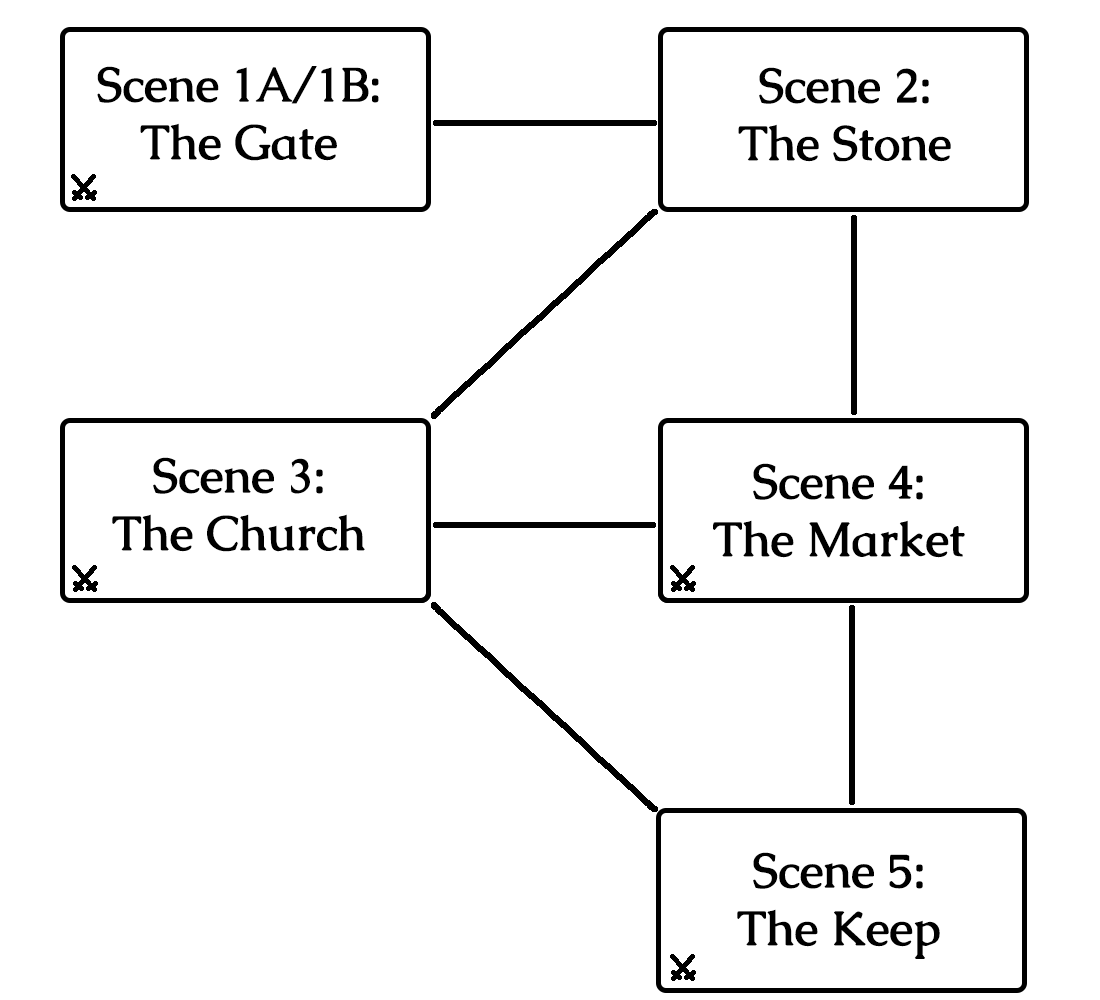
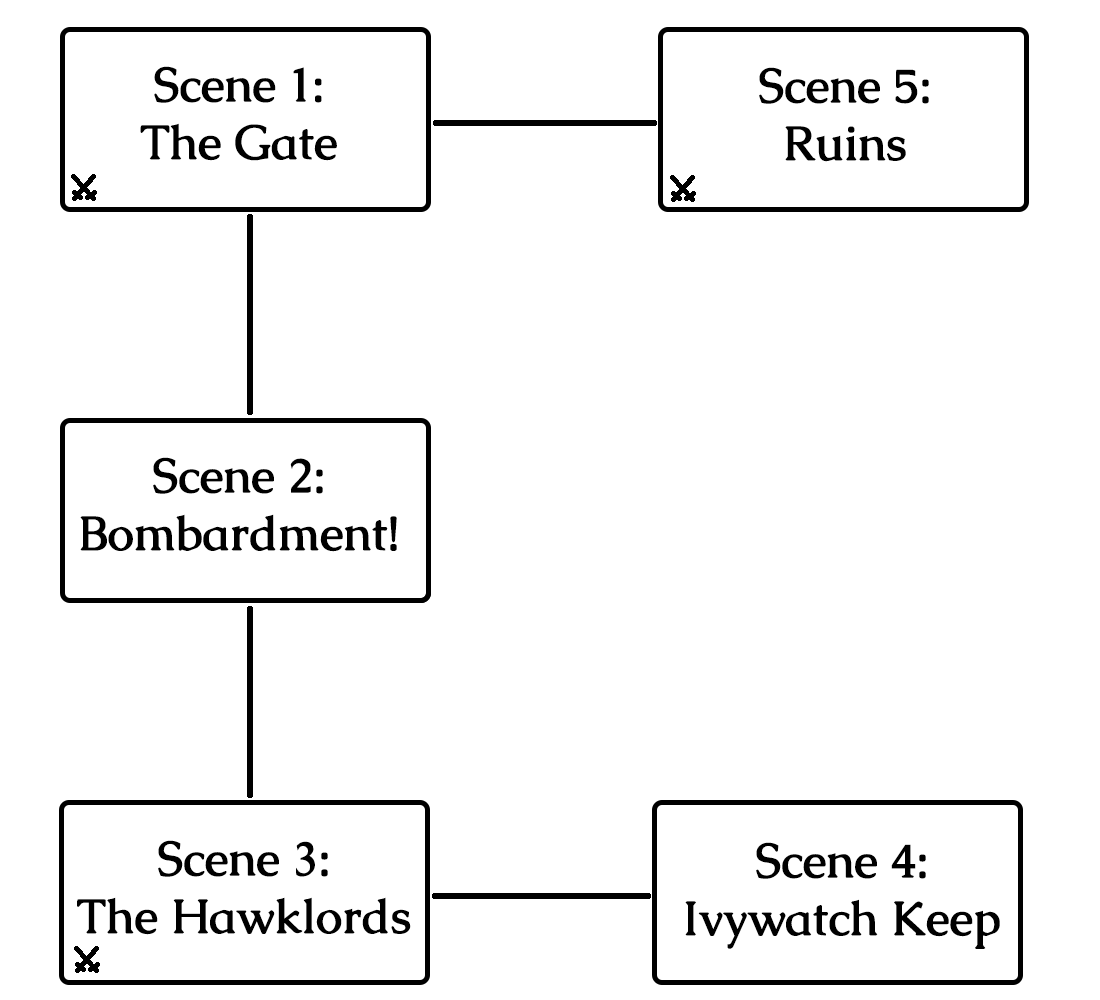
The second 1100 x 1000 image is a revision of the first. Changes to its layers:
painted on "Layer 4" over 667, 954, 700, 983
added layer "Scene 4: Ivywatch Keep" in group "labels" over 685, 842, 1000, 949
renamed "Scene 2: The Stone" to "Scene 5: Ruins", painted on it over 738, 68, 951, 162
renamed "Scene 5: The Keep" to "Scene 3: The Hawklords", painted on it over 77, 840, 940, 959
removed layer "Scene 4: The Market" from group "labels" over 713, 463, 965, 558
renamed "Scene 1A/1B: The Gate" to "Scene 1: The Gate", painted on it over 97, 66, 379, 104
renamed "Scene 3: The Church" to "Scene 2: Bombardment!", painted on it over 80, 458, 397, 552
painted on "nodes" over 59, 175, 1029, 993
